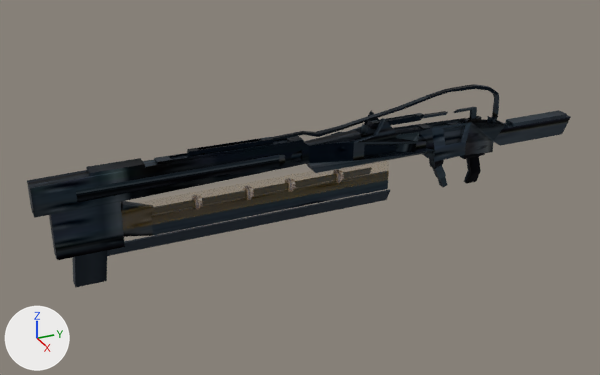
Two versions of the Blender file weapons/electrogun.blend, one commit apart.
Camera for both pictures: a 50 mm camera at (16.11, -1.05, 6.17) aimed at (0.66, 5.9, -1.56). Arrows for +X, +Y and +Z are at lower left; the lights stay in place.
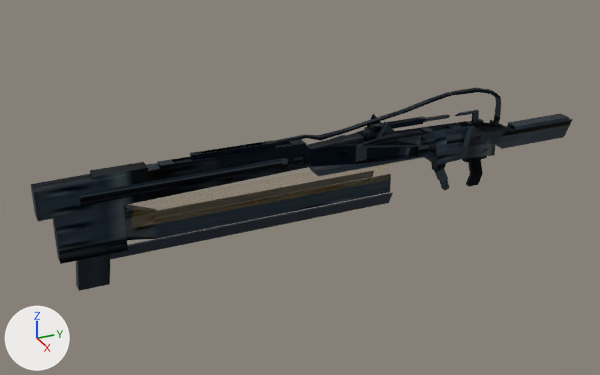
The newer file is also turned or shifted as a whole; pictures and numbers use the older file's frame.

The change, as a diff of the scene's bpy script:
```diff
--- a/weapons/electrogun.blend.py
+++ b/weapons/electrogun.blend.py
@@ me_cube_001_1 @@
+me_cube_001_1.from_pydata(...)  # 536 vertices, 534 faces; spans x -0.5..0.5, y -6.42..6.42, z -1.64..1.64
+me_cube_001_1.materials.append(mat_material_001)  # picture img_metalbridgebeam1_jpg
@@ ob_cube @@
-ob_cube = bpy.data.objects.new('Cube', me_cube_001)
-ob_cube.location = (0.99, 3.1, -0.58)
-ob_cube.scale = (0.199, 2.94, 0.303)
@@ ob_model @@
+ob_model = bpy.data.objects.new('model', me_cube_001_1)
+ob_model.location = (0.86, 6.63, -1.35)
```

Where the change shows, as pixel boxes (x1, y1, x2, y2) in the pictures (600 x 375 px):
'model', added: after (31, 88, 572, 291)
'Cube', deleted: before (27, 84, 571, 288)
